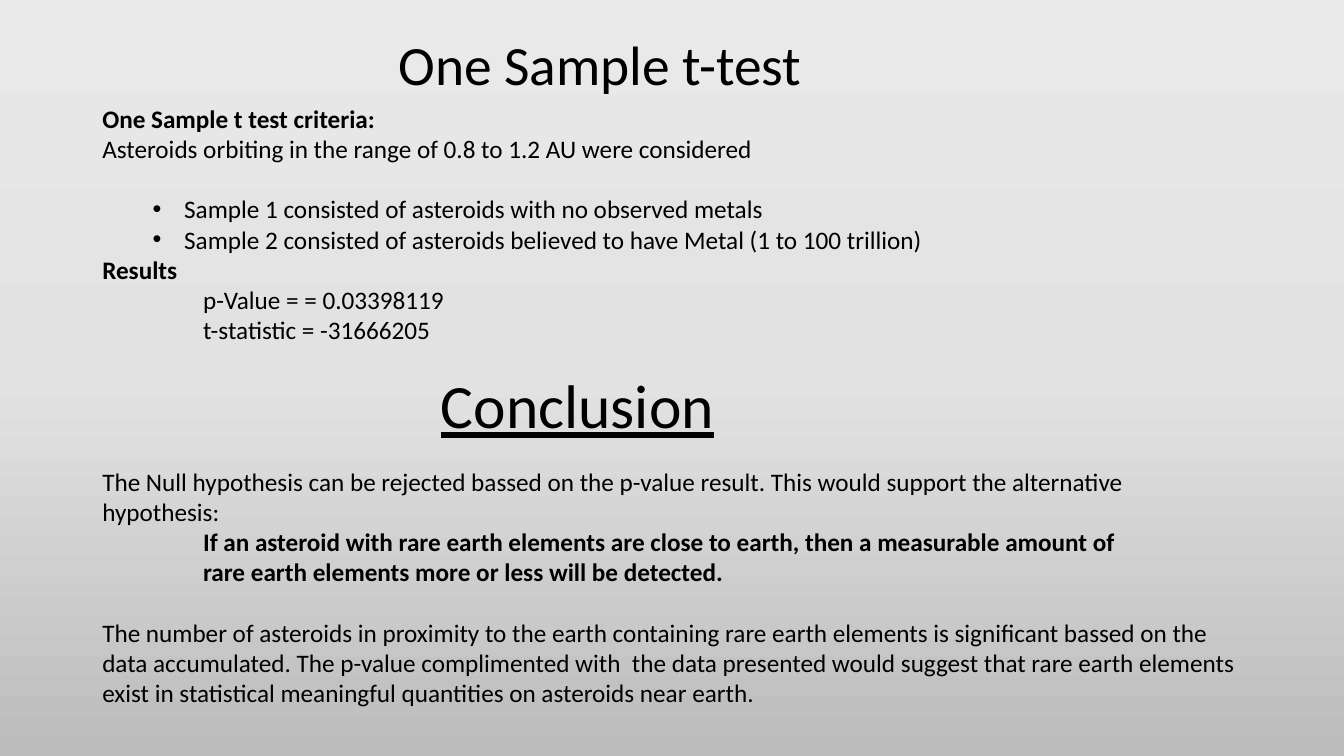
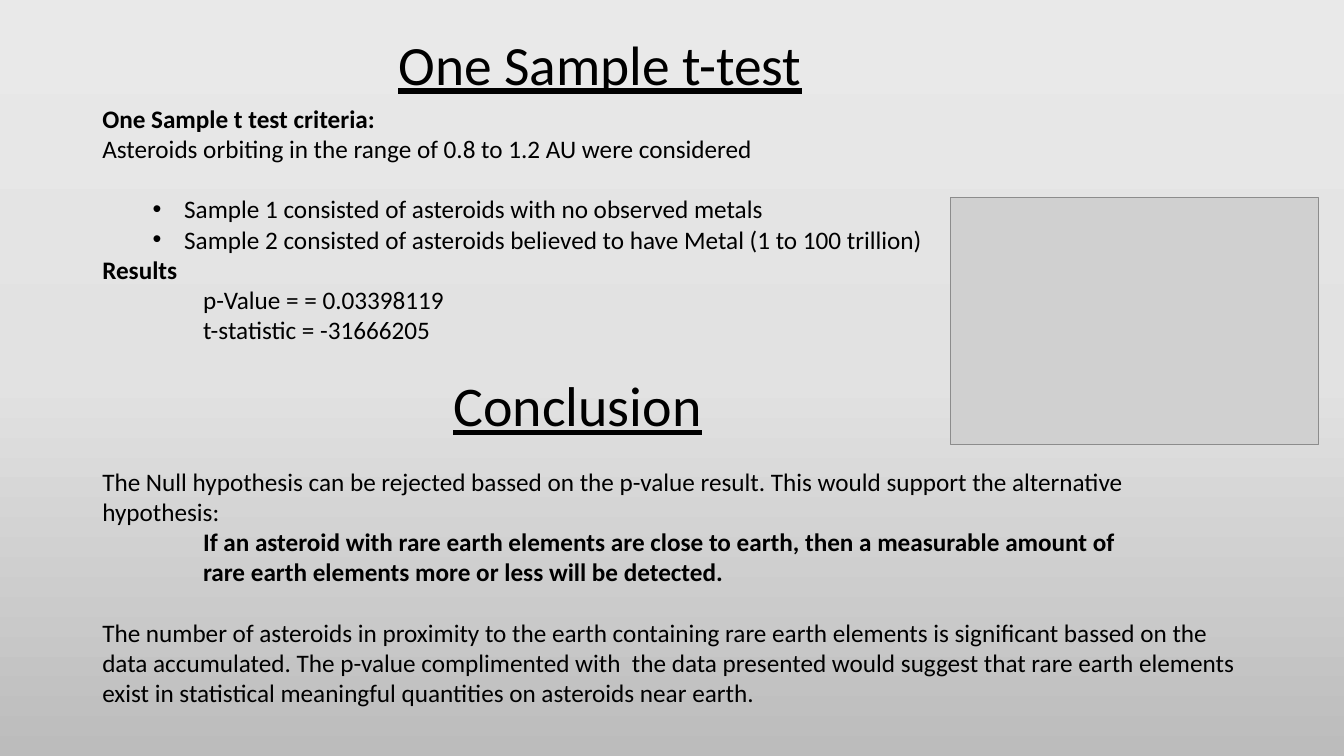
Before and after one commit to Efritch/asteroids_group_g, a slide deck: slide 8 of asteroid_analysisFinal.pptx. Drawn at 1344x756 pixels with LibreOffice and Linux fonts; fonts in the diff are those of the drawing; grey boxes stand for pictures. Boxes give left, top, right and bottom in pixels: in the first picture for what was removed or moved away, otherwise in the second. Text is boxed around its words. In the diff, an @@ line names an element or a change of style, - is before the commit and + after.

```diff
--- a/asteroid_analysisFinal.pptx
+++ b/asteroid_analysisFinal.pptx
@@ title "One Sample t-test" at box(398, 46, 801, 94): underline on @@
@@ picture added at box(951, 198, 1319, 446) @@
@@ text "Conclusion" at box(453, 387, 701, 435): size 44 to 40 pt @@
```
Also in this commit, not shown: 2 other slides changed, 1 slide added.
